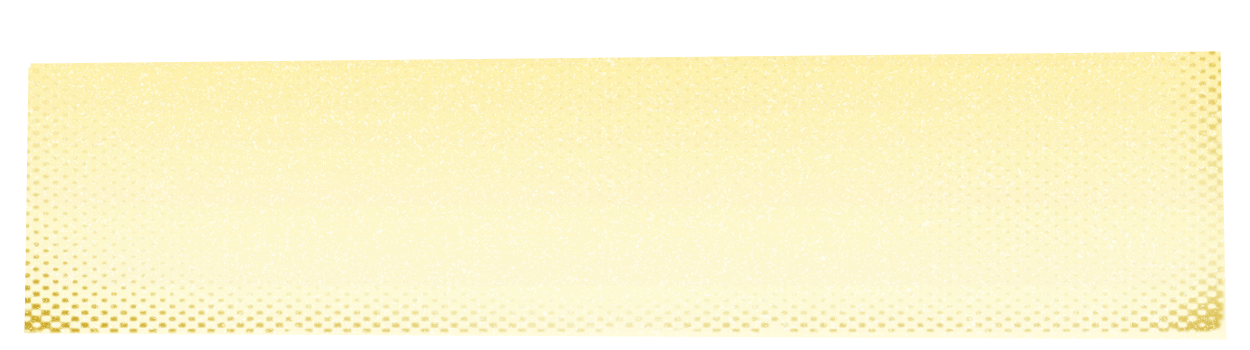
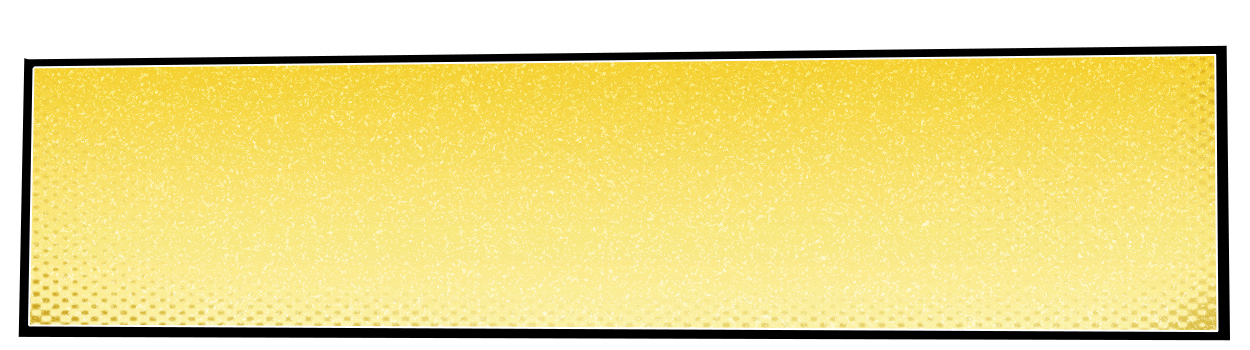
Revision of a layered 1250px x 350px image; what changed, layer by layer:
added layer "Outline Thick" above "outline" over [18, 45, 1230, 341]
